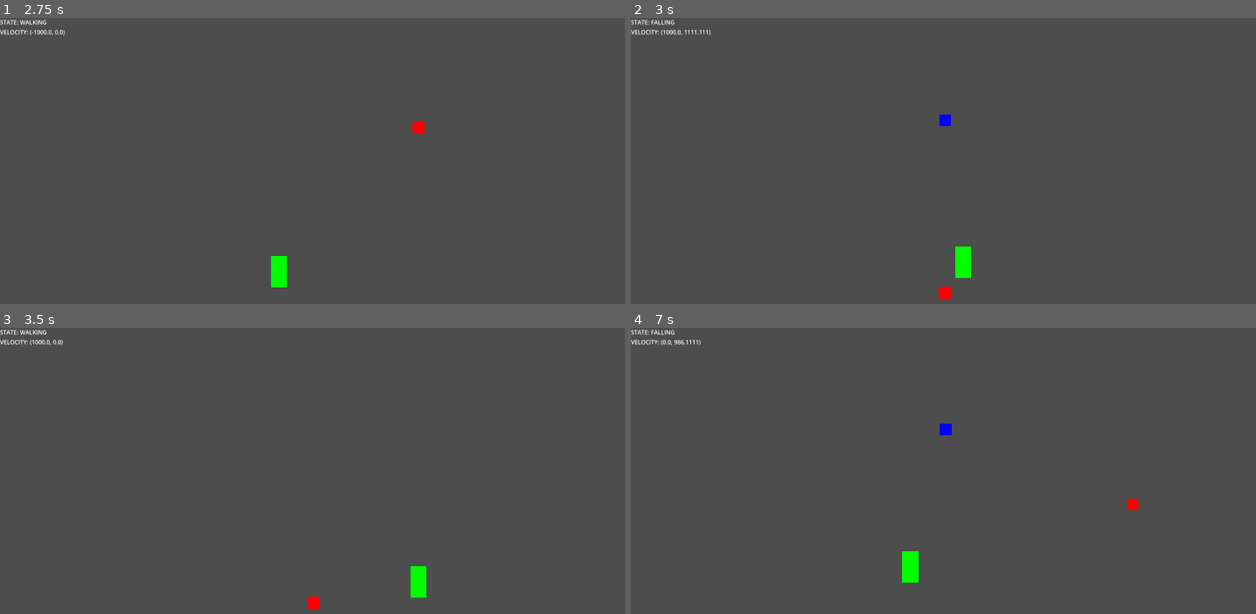
Above: before the commit, frames 1-4 (two rows, left to right).
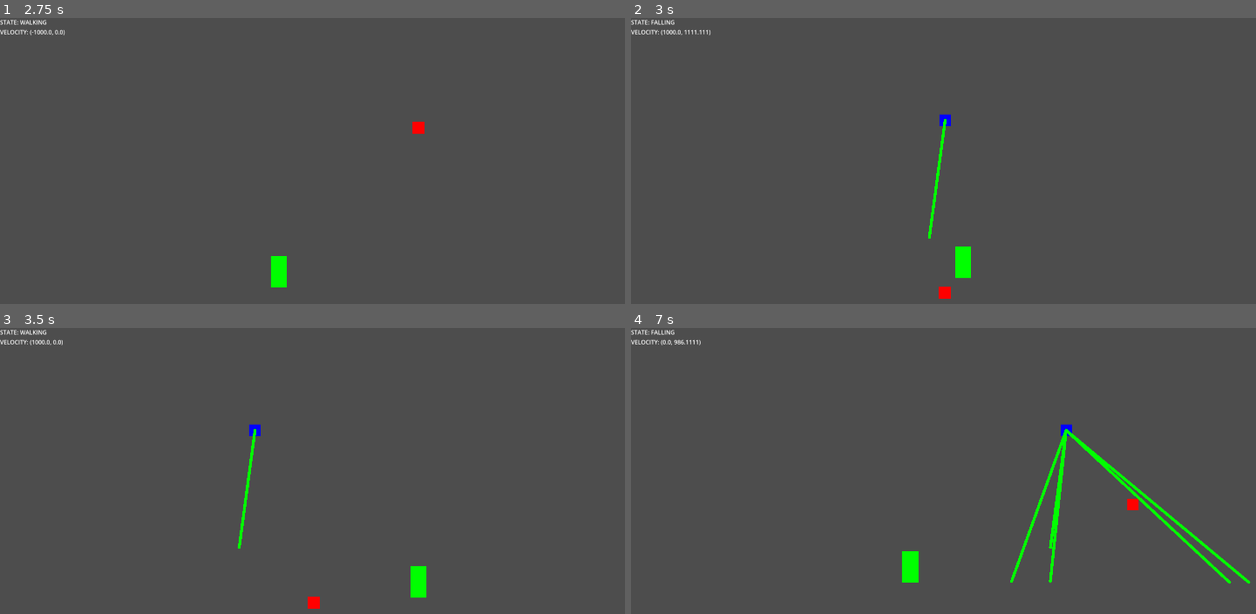
Above: after the commit, the same moments.

Repository: JeriamJito/ProjectWild
Game: Godot game, scene res://stage.tscn
Same seed, same stepped clock (60 frames per second), same inputs: the game is played once before the commit and once after it.
Inputs (mouse positions are in pixels of both pictures, inside the frame that each line leads up to):
- Up to frame 1 (2.75 s): tap Enter at 0.5 s; move the mouse to (500, 195) at 0.52 s; hold D (move_right) 0.53-2.03 s; click (500, 195) at 0.6 s; tap Space (jump) at 0.77, 1.52 s; move the mouse to (206, 232) at 1.27 s; click (206, 232) at 1.35 s; move the mouse to (418, 126) at 2.02 s; hold A (move_left) from 2.03 s (still down); click (418, 126) at 2.1 s
- Up to frame 2 (3 s): tap Space (jump) at 2.75 s; move the mouse to (943, 292) at 2.77 s; release A (move_left) at 2.78 s; hold D (move_right) from 2.78 s (still down); click (943, 292) at 2.85 s
- Up to frame 3 (3.5 s): keep holding D (move_right); tap Space (jump) at 3.02 s
- Up to frame 4 (7 s): move the mouse to (1187, 582) at 3.52 s; click (1187, 582) at 3.6 s; tap Space (jump) at 3.77, 4.52, 6.02, 6.77 s; move the mouse to (768, 465) at 4.27 s; release D (move_right) at 4.28 s; hold A (move_left) 4.28-5.03 s; click (768, 465) at 4.35 s; move the mouse to (1012, 525) at 5.02 s; hold D (move_right) 5.03-5.78 s; click (1012, 525) at 5.1 s; move the mouse to (874, 425) at 5.77 s; hold A (move_left) from 5.78 s (still down); click (874, 425) at 5.85 s; move the mouse to (1131, 505) at 6.52 s; click (1131, 505) at 6.6 s

Frame 1 is identical in both runs. In frame 2, 0.2% of the frame differs, in the area x 47-51%, y 35-78%; in frame 3, 0.3%; in frame 4, 1.5%, in the area x 49-100%, y 33-90%.

Commit message:
(feat) line drawing logic

Diff:
--- a/components/cursor.gd
+++ b/components/cursor.gd
@@ -3,5 +3,5 @@
 func _ready() -> void:
 	Input.mouse_mode = Input.MOUSE_MODE_HIDDEN
 
-func _process(delta: float) -> void:
+func _process(_delta: float) -> void:
 	global_position = get_global_mouse_position()
--- a/components/whip.gd
+++ b/components/whip.gd
@@ -3,20 +3,33 @@
 
 @export var max_distance := 500
 
+@onready var parent : Actor = get_parent()
+
+const WHIP_LINE = preload("res://player/whip_line.tscn")
+
 signal set_grapple_point
 
 var _in_use := false
+var grapple_point := Vector2(-1, 999999) # x = index, y = distance
 
-func _process(delta: float) -> void:
-	var grapple_point = get_valid_grapple_point()
+func _process(_delta: float) -> void:
+	grapple_point = get_valid_grapple_point()
 	set_grapple_point.emit(grapple_point.x)
-	if grapple_point.x == -1:
+
+
+func _physics_process(_delta: float) -> void:
+	if _in_use or not has_grapple_point():
 		return
-
+	if Input.is_action_just_pressed("whip_use"):
+		var grapple_points : Array = get_tree().get_nodes_in_group("WhipTarget")
+		var test_point : Node2D = grapple_points[grapple_point.x]
+		var rope := WHIP_LINE.instantiate()
+		rope.set_point_position(0, test_point.global_position)
+		rope.set_point_position(1, parent.global_position)
+		get_tree().root.add_child(rope)
 
 func get_valid_grapple_point() -> Vector2:
 	var grapple_points : Array = get_tree().get_nodes_in_group("WhipTarget")
-	var grapple_point := Vector2(-1, 999999) # x = index, y = distance
 	var mouse_position := get_global_mouse_position()
 
 	for i in range(grapple_points.size()):
@@ -26,3 +39,7 @@
 		if player_distance <= max_distance and mouse_distance < grapple_point.y:
 			grapple_point = Vector2(i, mouse_distance)
 	return grapple_point
+
+
+func has_grapple_point():
+	return grapple_point.x > -1
--- /dev/null
+++ b/player/whip_line.tscn
@@ -0,0 +1,7 @@
+[gd_scene format=3 uid="uid://cfihhix31845j"]
+
+[node name="Line2D" type="Line2D"]
+points = PackedVector2Array(0, 0, 0, 11)
+default_color = Color(0, 1, 0, 1)
+begin_cap_mode = 2
+end_cap_mode = 2
